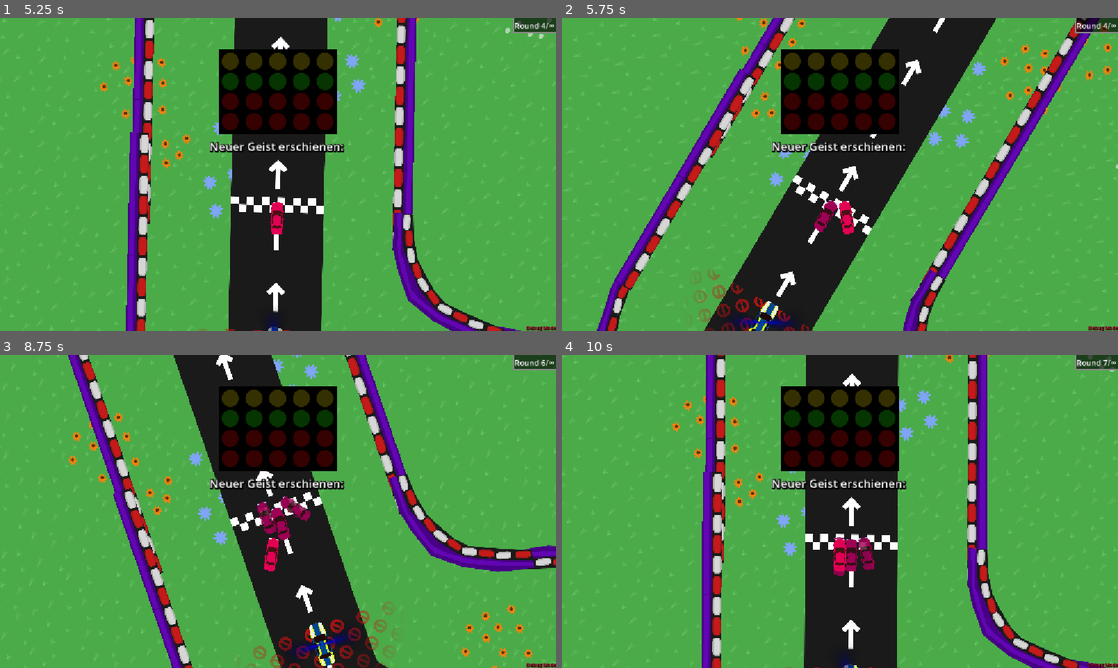
Above: before the commit, frames 1-4 (two rows, left to right).
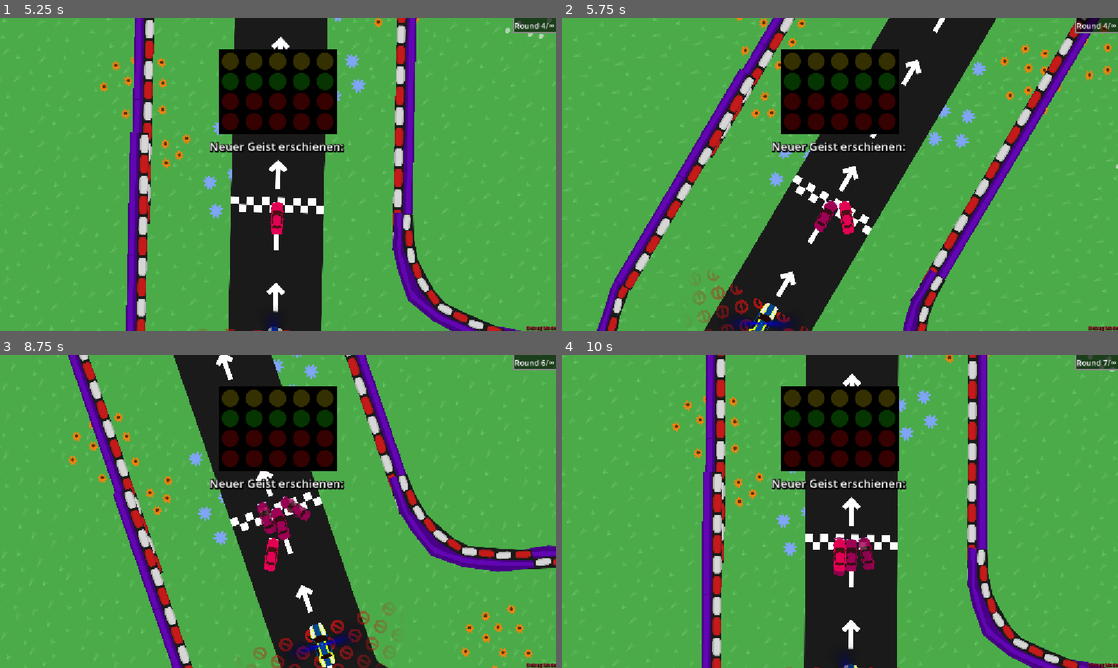
Above: after the commit, the same moments.

Repository: KIT-GameJam/dattel-jam
Game: Godot game, scene res://core/game_manager.tscn
Two runs of this game, one before a commit and one after it. Both use one fixed random seed, a clock stepped at 60 frames per second and the inputs below. Sound files missing from this copy of the repository are replaced by a short silence.
Inputs (mouse positions are in pixels of both pictures, inside the frame that each line leads up to):
- Up to frame 1 (5.25 s): click "READY?" at 0.5 s; move the mouse to (400, 158) at 1.27 s; hold D (right) 1.28-2 s; tap Space (temp_reach_goal) at 1.35, 2.85, 3.6, 4.35, 5.1 s; click "READY?" at 2 s; move the mouse to (166, 190) at 2.77 s; hold S (down) 2.78-3.53 s; move the mouse to (333, 105) at 3.52 s; hold D (right) 3.53-5.03 s; move the mouse to (250, 237) at 4.27 s; move the mouse to (444, 221) at 5.02 s; hold A (left) from 5.03 s (still down)
- Up to frame 2 (5.75 s): keep holding A (left)
- Up to frame 3 (8.75 s): move the mouse to (111, 464) at 5.77 s; tap Space (temp_reach_goal) every 0.75 s from 5.85 to 8.1 s; move the mouse to (305, 511) at 6.52 s; release A (left) at 6.53 s; hold S (down) 6.53-7.28 s; move the mouse to (194, 433) at 7.27 s; hold D (right) from 7.28 s (still down); move the mouse to (400, 495) at 8.02 s
- Up to frame 4 (10 s): move the mouse to (728, 527) at 8.77 s; tap Space (temp_reach_goal) at 8.85, 9.6 s; move the mouse to (895, 442) at 9.52 s; release D (right) at 9.53 s; hold S (down) from 9.53 s (still down)

Frame 1 is identical in both runs. In frame 2, 0.6% of the frame differs, in the area x 23-46%, y 80-100%; in frame 3, 0.4%; in frame 4, less than 0.1%.

Commit message:
Mehr twicks

Diff:
--- a/core/player_car.gd
+++ b/core/player_car.gd
@@ -5,7 +5,7 @@
 const STAGE_SPEED_MODIFIER := 1.025
 const ROTATION_SPEED := 1.8
 const ACCEL := 60.0
-const SPEED_DOWN_FACTOR := 0.3
+const SPEED_DOWN_FACTOR := 0.2
 const DEFAULT_ROTATION: float = deg_to_rad(-90.0);
 const TIRE_ANGLE: float = deg_to_rad(30.0);
 const BRUMM1: AudioStreamOggVorbis = preload("res://assets/sfx/BrummBrumm1.ogg")
@@ -48,7 +48,7 @@
 func _physics_process(delta: float) -> void:
 	if !Global.is_race_started(): return
 	process_input(delta)
-	var ground_speed := 0.3
+	var ground_speed := 0.18
 	for area in detection_area.get_overlapping_areas():
 		if is_instance_of(area, Road):
 			ground_speed = area.drive_speed
--- a/core/walze.gd
+++ b/core/walze.gd
@@ -1,6 +1,6 @@
 extends Path2D
 
-@export var speed := 50.0
+@export var speed := 157.0
 
 @onready var follow: PathFollow2D = $PathFollow2D
 
@@ -12,6 +12,6 @@
 
 func _physics_process(delta: float) -> void:
 	if not Global.is_race_started(): return
-	current_speed += delta * 50.0
+	current_speed += delta * 40.0
 	current_speed = min(speed, current_speed)
 	follow.progress += delta * current_speed
